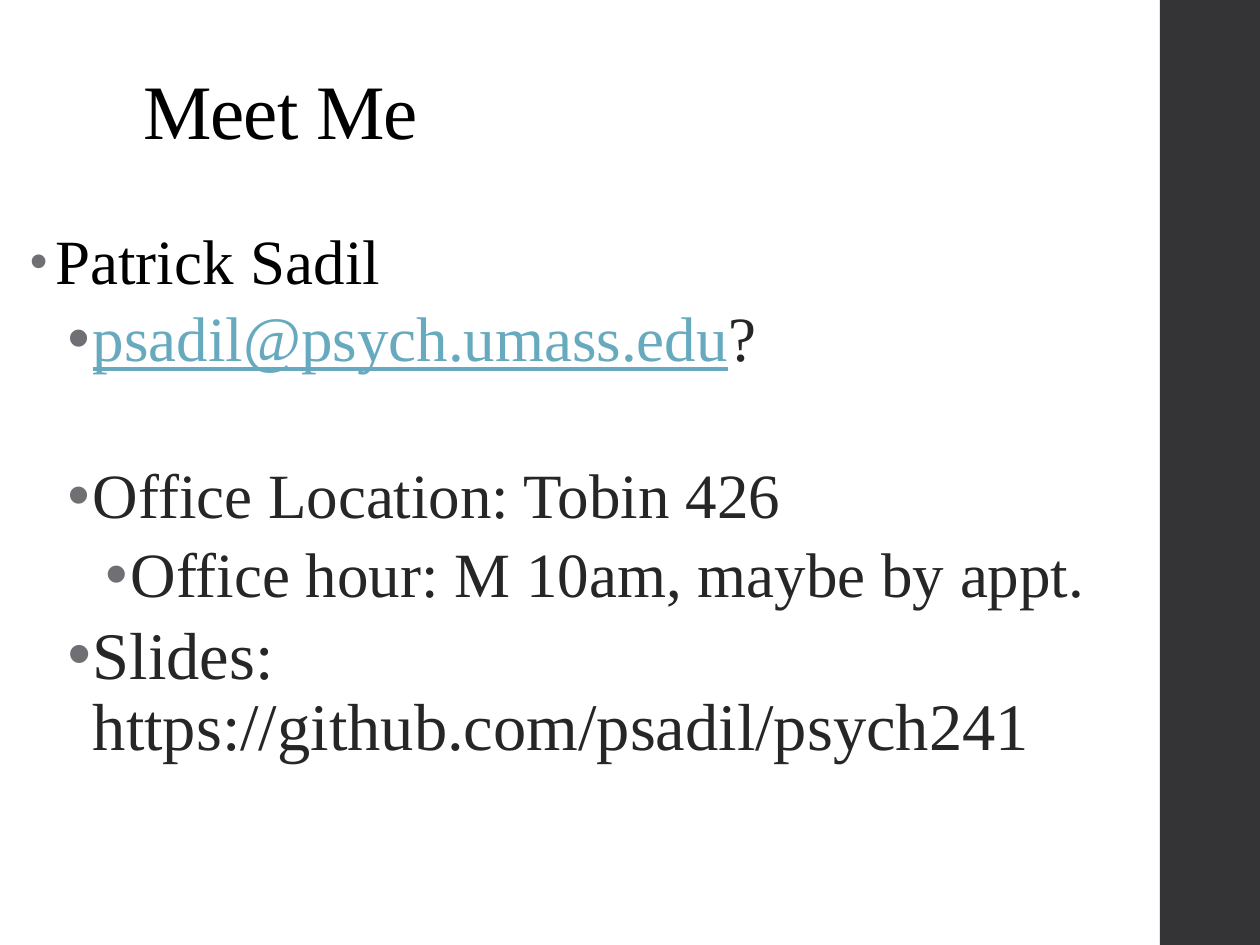
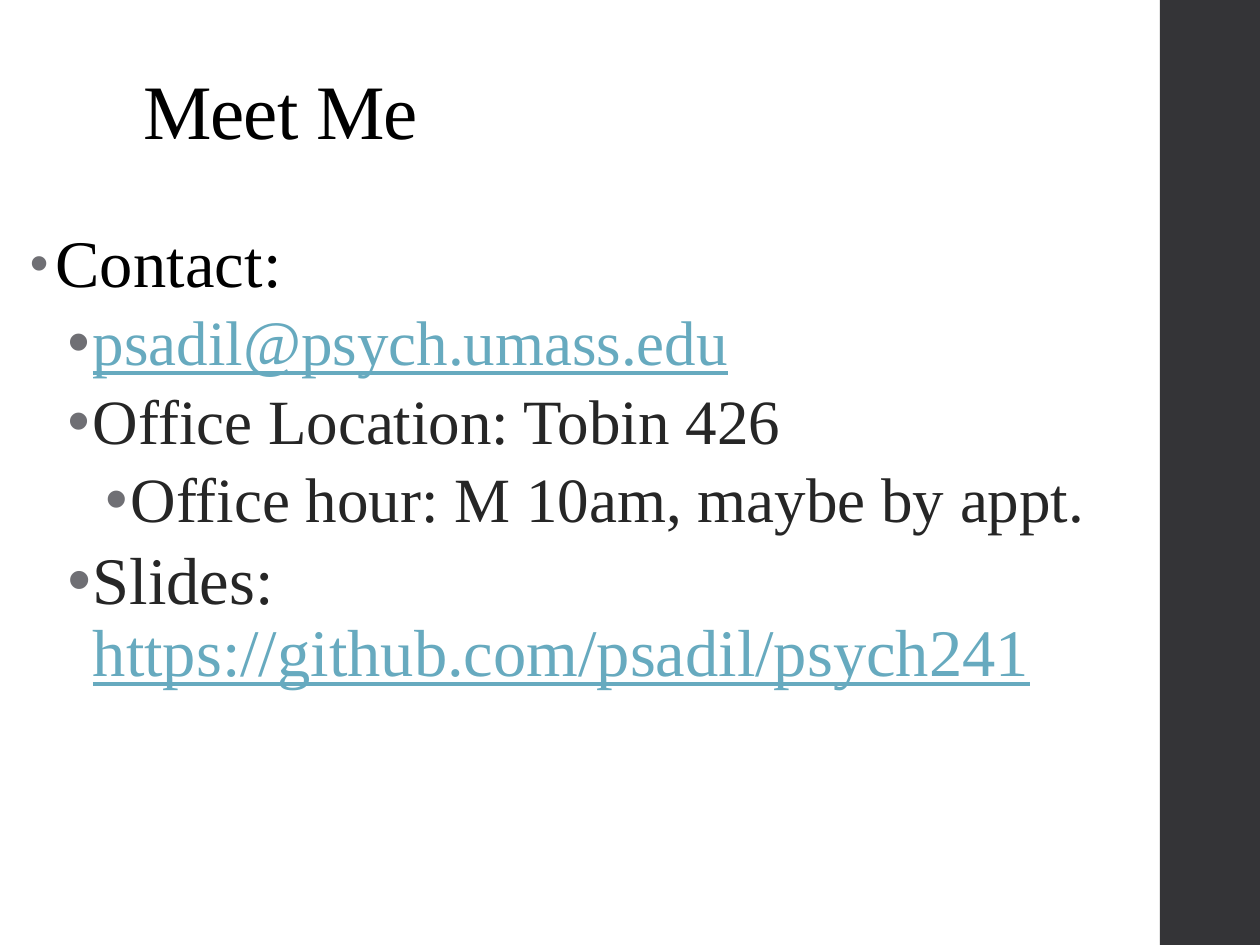
Before and after one commit to psadil/psych241, a slide deck: slide 4 of slides/lab1_21jan2016/lab1_21jan2016.pptx (slide 2 before the commit). Drawn at 1260x945 pixels with LibreOffice and Linux fonts; fonts in the diff are those of the drawing. Boxes give left, top, right and bottom in pixels: in the first picture for what was removed or moved away, otherwise in the second. Text is boxed around its words. In the diff, an @@ line names an element or a change of style, - is before the commit and + after.

```diff
--- a/slides/lab1_21jan2016/lab1_21jan2016.pptx
+++ b/slides/lab1_21jan2016/lab1_21jan2016.pptx
@@ text at (x1=55, y1=243, x2=728, y2=378): text changed @@
-• Patrick Sadil
-  • psadil@psych.umass.edu?
+• Contact:
+  • psadil@psych.umass.edu
@@ text at (x1=93, y1=558, x2=1029, y2=689): text colour #262626 to #67AABF, underline on in "https://github.com/psadil/psych241" @@
```
Also in this commit, not shown: 4 other slides changed, 5 slides added, 1 slide removed.
